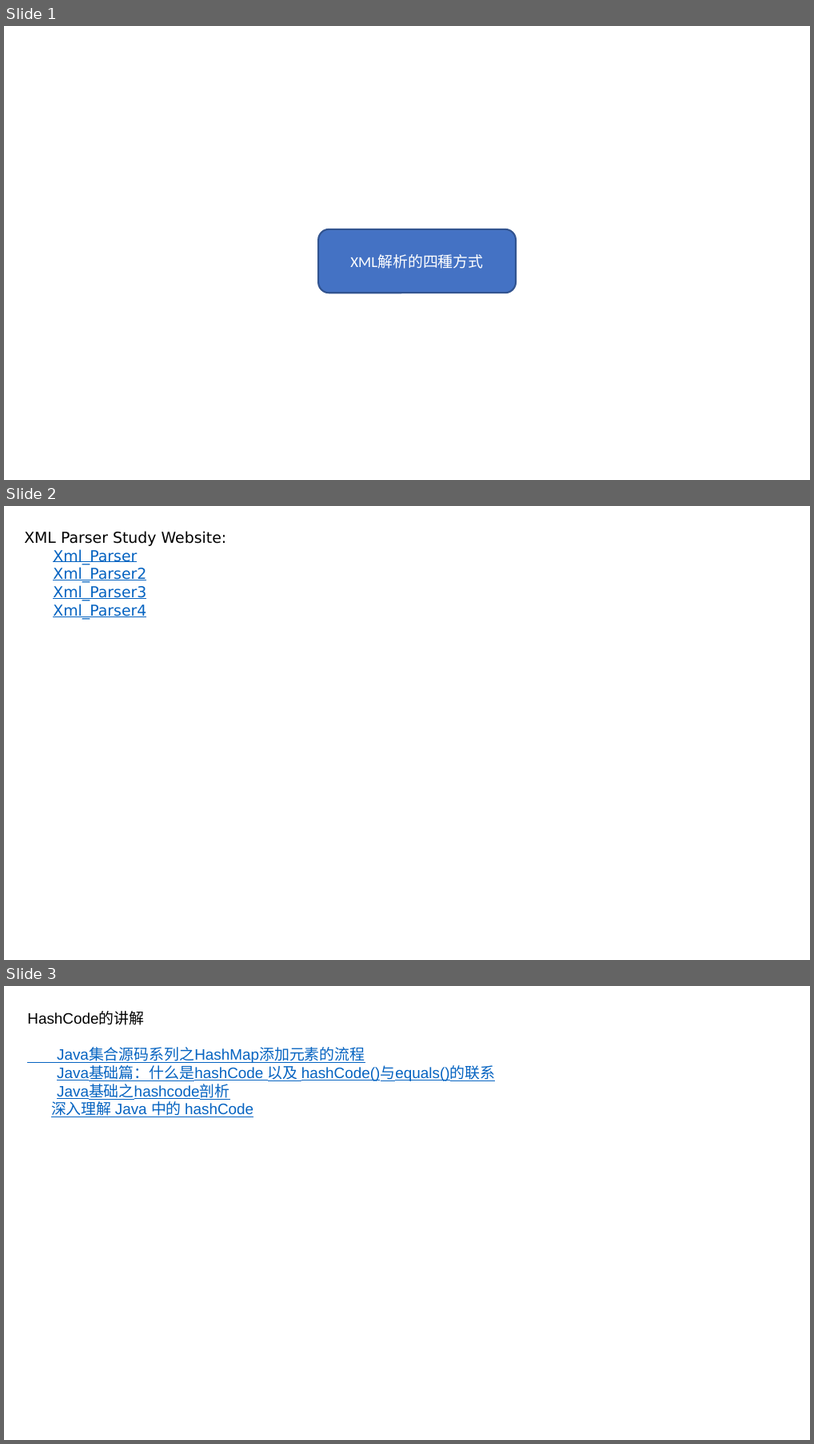
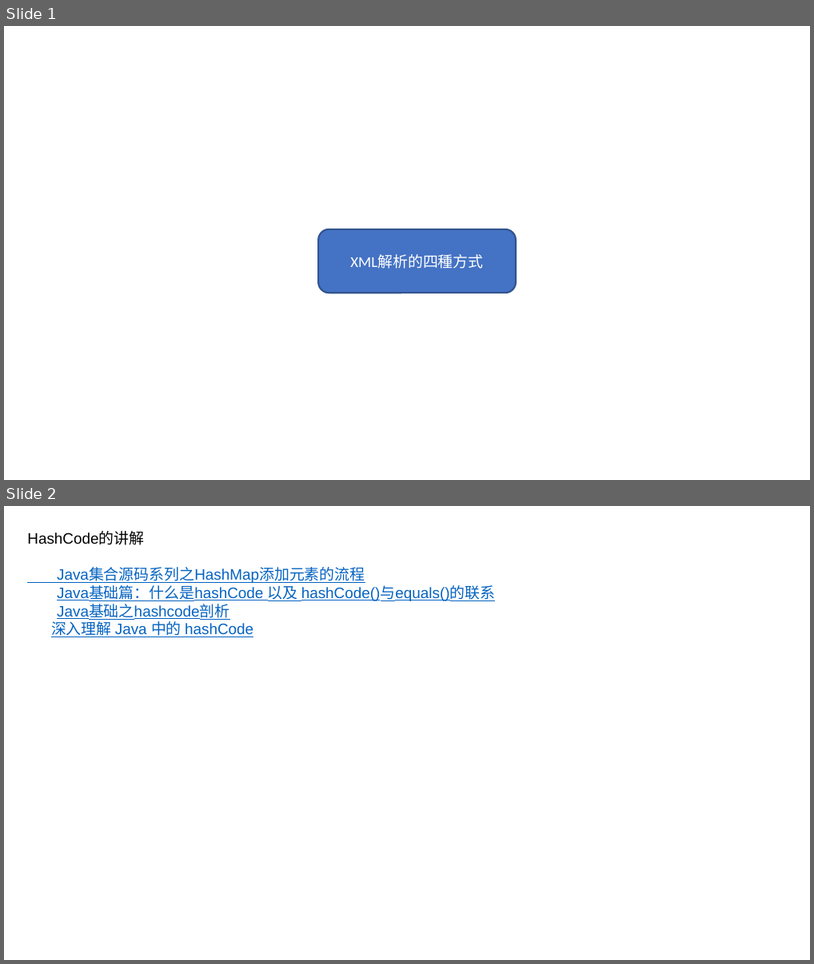
Before and after one commit to luchaojun/JavaSprint, a slide deck: JavaStudyRecord/JavaStudyRecord.pptx. Shown one above the other, each under a label of ours: slides 1, 2 and 3 before the commit, slides 1 and 2 after it. The pictures are 814x1444 and 814x964 pixels, drawn with LibreOffice and Linux fonts; fonts in the diff are those of the drawing. Boxes give left, top, right and bottom in pixels: in the first picture for what was removed or moved away, otherwise in the second. Text is boxed around its words. In the diff, an @@ line names an element or a change of style, - is before the commit and + after.

```diff
--- a/JavaStudyRecord/JavaStudyRecord.pptx
+++ b/JavaStudyRecord/JavaStudyRecord.pptx
@@ slide 2 removed at bbox=[4, 506, 810, 960], background #FFFFFF @@
@@ text removed at bbox=[24, 531, 227, 620] @@
-XML Parser Study Website:
-Xml_Parser
-Xml_Parser2
-Xml_Parser3
-Xml_Parser4
@@ what was slide 3 is now slide 2 @@
```
Also in this commit, not shown: 1 slide added.
